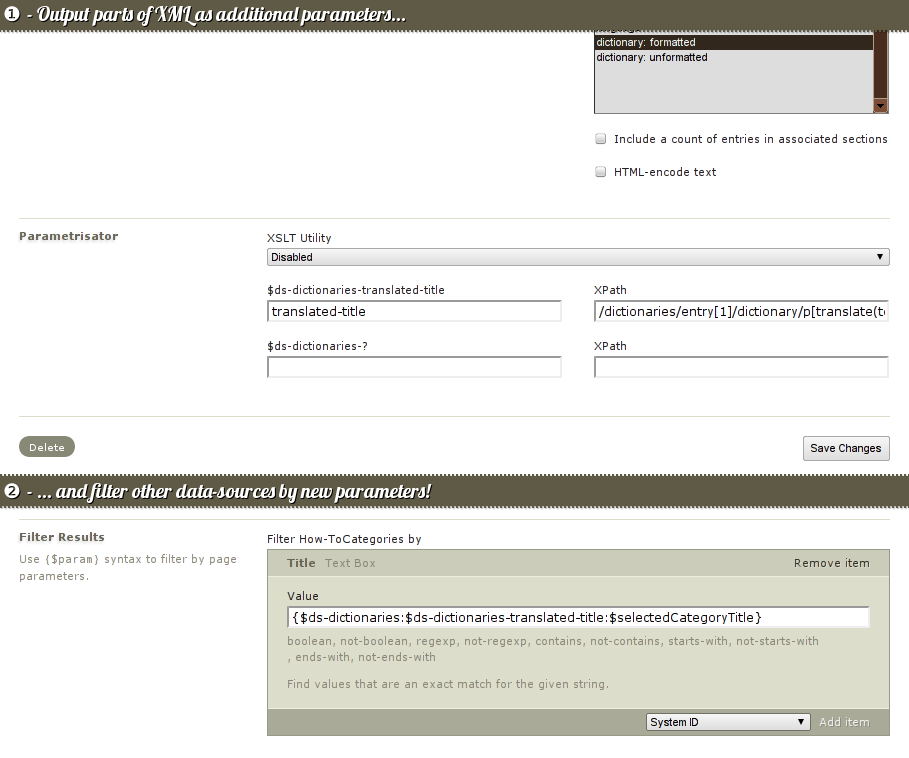
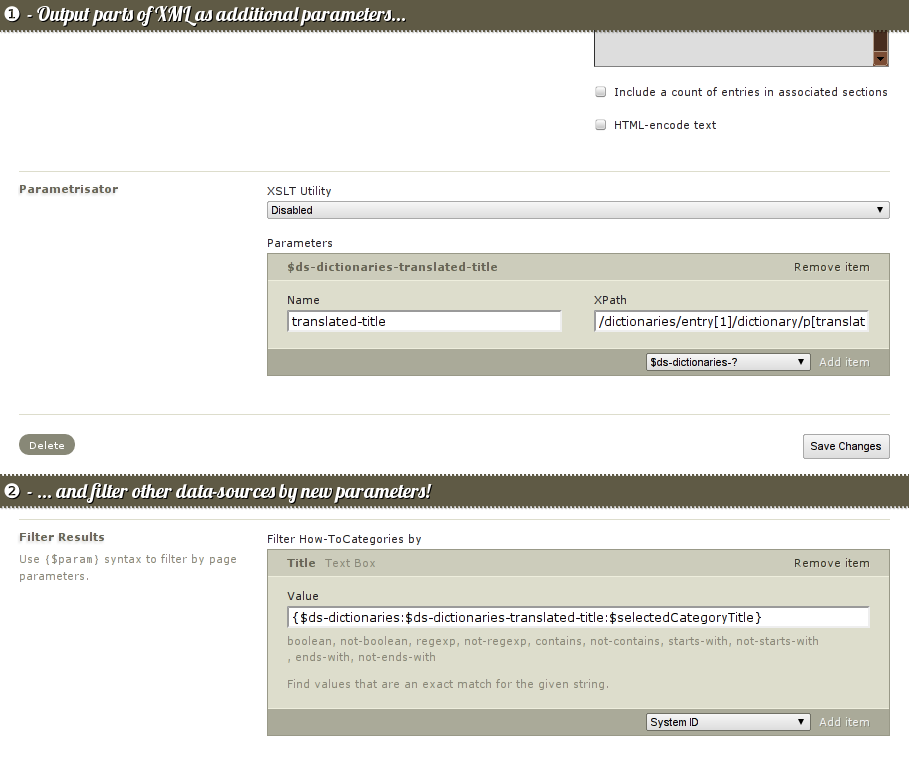
Layer changes from the first 909px x 758px image to the second:
painted on "❶ - Screenshot" over [18, 30, 890, 461]
